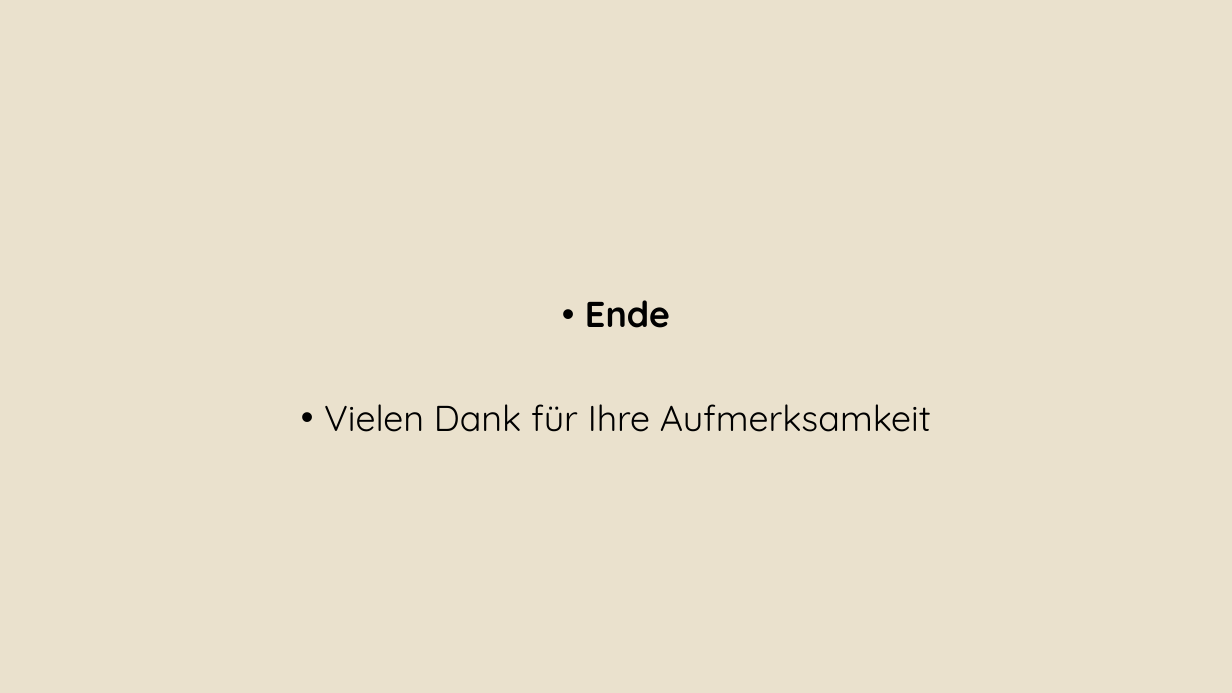
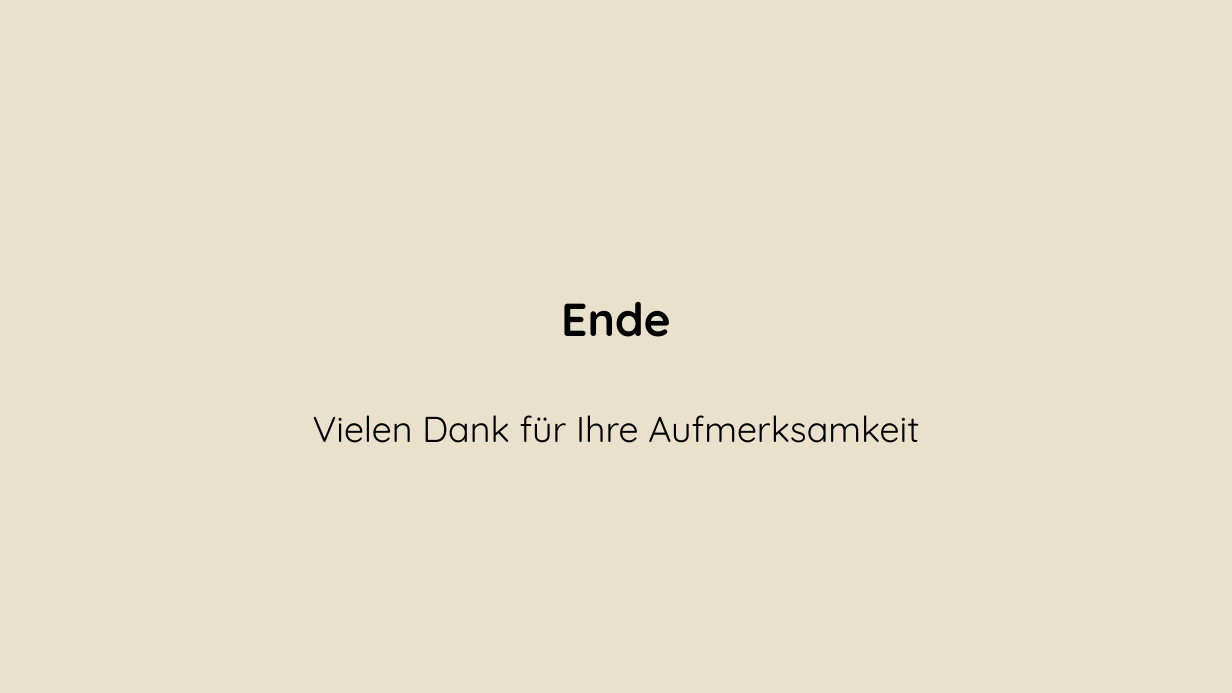
Before and after one commit to Alergeek/Dokumentation, a slide deck: slide 28 of Docs/AbschlussPräsi.pptx (slide 15 before the commit). Drawn at 1232x693 pixels with LibreOffice and Linux fonts; fonts in the diff are those of the drawing; background and template pictures are left out. Boxes give left, top, right and bottom in pixels: in the first picture for what was removed or moved away, otherwise in the second. Text is boxed around its words. In the diff, an @@ line names an element or a change of style, - is before the commit and + after.

```diff
--- a/Docs/AbschlussPräsi.pptx
+++ b/Docs/AbschlussPräsi.pptx
@@ text "Ende" at (313, 302, 919, 443): size 28 to 36 pt in "Ende"; bullet • to none @@
```
Also in this commit, not shown: 9 other slides changed, 17 slides added, 4 slides removed, 10 other files.
